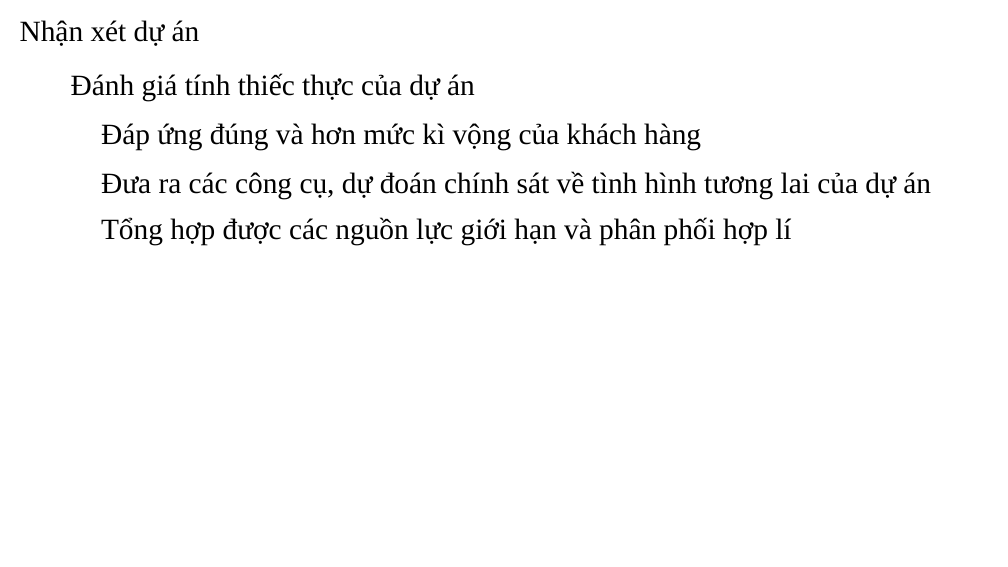
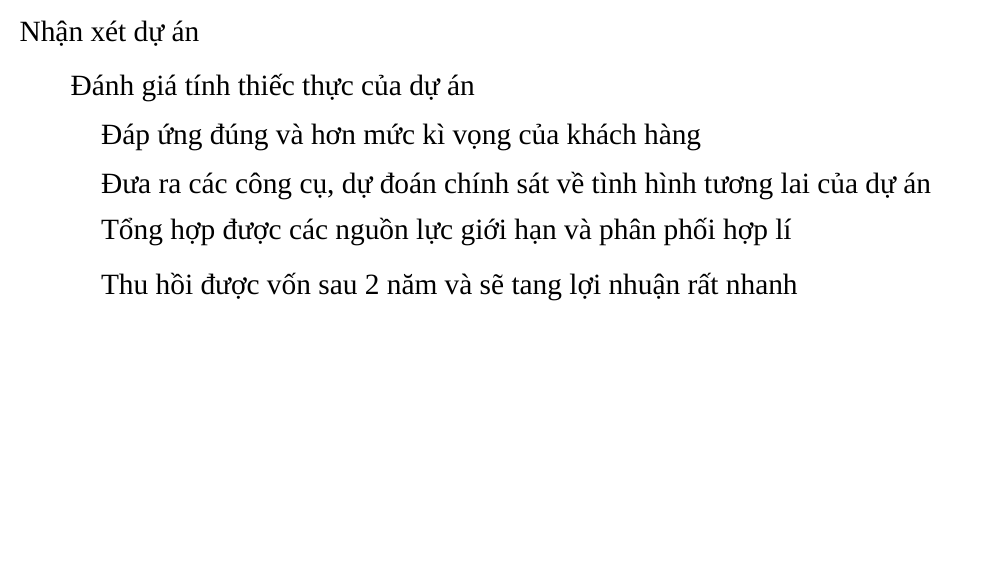
Before and after one commit to aokidai/Sangtaodoimoi, a slide deck: slide 20 of đổi mới sáng tạo.pptx (slide 21 before the commit). Drawn at 1008x567 pixels with LibreOffice and Linux fonts; fonts in the diff are those of the drawing. Boxes give left, top, right and bottom in pixels: in the first picture for what was removed or moved away, otherwise in the second. Text is boxed around its words. In the diff, an @@ line names an element or a change of style, - is before the commit and + after.

```diff
--- a/đổi mới sáng tạo.pptx
+++ b/đổi mới sáng tạo.pptx
@@ text at (x1=101, y1=123, x2=701, y2=150): text changed @@
-Đáp ứng đúng và hơn mức kì vộng của khách hàng
+Đáp ứng đúng và hơn mức kì vọng của khách hàng
@@ text added at (x1=101, y1=272, x2=798, y2=301), 28 pt, text #000000 @@
+Thu hồi được vốn sau 2 năm và sẽ tang lợi nhuận rất nhanh
```
Also in this commit, not shown: 11 other slides changed, 2 slides removed, 5 other files.
